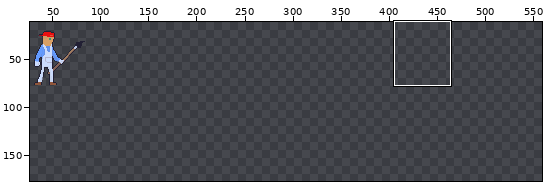
Sprite sheet, stored at characters/player.png. Above, an overview of the earlier version with the close-up marked.
Close-up. Before the edit:
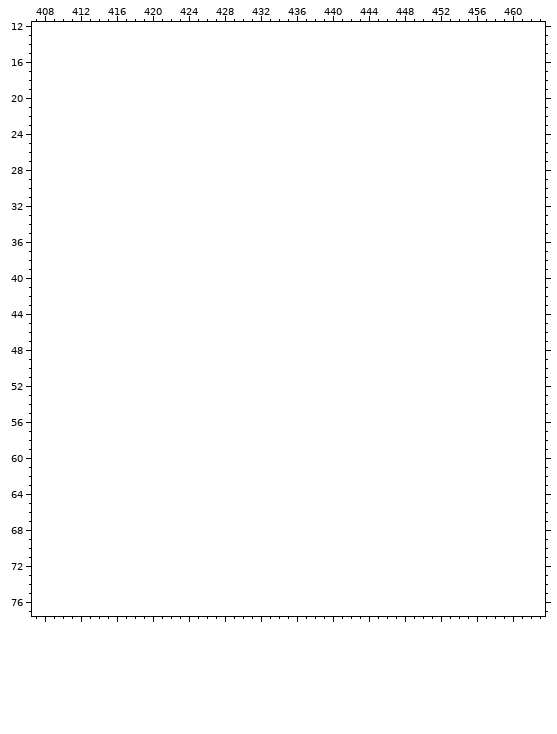
The file is 96x96 pixels. Shown: x 407..463, y 12..77. The old version is drawn lined up with the new one, on the new canvas. The wide view leaves out empty margins. The commit also changed other parts of the picture, which this record leaves out.
The same view after the edit:
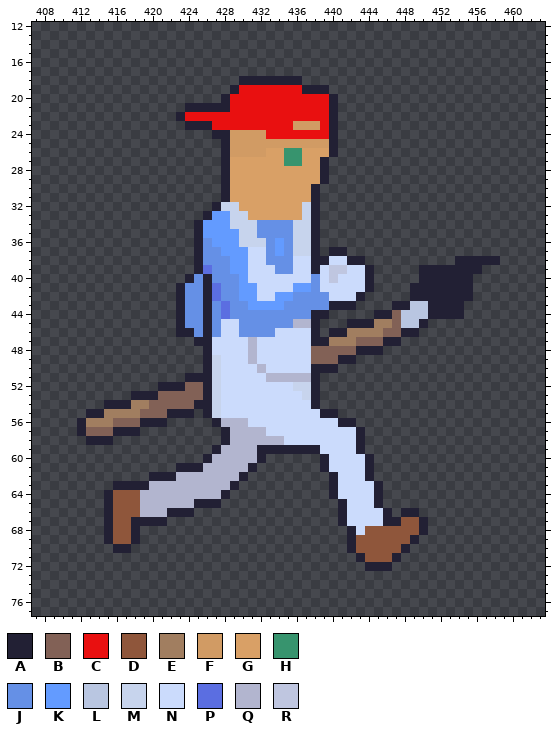
Palette (. is transparent): A #222034  B #826156  C #e91010  D #8f563b  E #a17e60  F #d19b64  G #d9a066  H #37946e  J #6590e6  K #639bff  L #b9c6e1  M #c7d4ed  N #cbdbfc  P #5b6ee1  Q #b2b5cf  R #bfc6e0
Difference:
canvas 96x96 -> 576x192
Changed rows in their new state; - is an unchanged pixel.
first column x 412:
18 ------------------AAAAAAA----------------------
19 -----------------ACCCCCCCAAA-------------------
20 ----------------ACCCCCCCCCCCA------------------
21 ------------AAAAACCCCCCCCCCCA------------------
22 -----------ACCCCCCCCCCCCCCCCA------------------
23 ------------AAACCCCCCCCCFFFCA------------------
24 ---------------AAFFFFCCCCCCCA------------------
25 ----------------AFFFFFFFFFFFA------------------
26 ----------------AFFFFGGHHGGGA------------------
27 ----------------AGGGGGGHHGGA-------------------
28 ----------------AGGGGGGGGGGA-------------------
29 ----------------AGGGGGGGGGGA-------------------
30 ----------------AGGGGGGGGGA--------------------
31 ----------------AGGGGGGGGGA--------------------
32 ---------------AMMGGGGGGGMA--------------------
33 --------------AKKMMGGGGGGMA--------------------
34 -------------AKKKMMMJJJJMMA--------------------
35 -------------AKKKKMMJJJJMMA--------------------
36 -------------AJKKKMMMJKJMMA--------------------
37 -------------AJJKKKNNJKJMMA-AA-----------------
38 -------------AJJJKKNNJJJNNAANNAA----------AAAAA
39 -------------APJJKKNNNJJNNANRRNNA-----AAAAAAA--
40 ------------AJAJJJKNNNNNNNJNRNNNA-----AAAAAA---
41 -----------AJJAPJJKKNNNNKKJNNNNNA----AAAAAAA---
42 -----------AJJAPJJKKNNKKJJJJNNNA-----AAAAAAA---
43 -----------AJJAJPJJKKKKJJJJJAAA----AALLAAAA----
44 -----------AJJAJPJJJJJJJJJAA-----AABLLLAAAA----
45 -----------AJJAJNNJJJJJJQQA---AAAEEBLLA--------
46 -----------AAJAJNNJJJJNNNNA-AAEEEEBBAA---------
47 -------------AANNNNQNNNNNNAAEEEBBBAA-----------
48 --------------ANNNNQNNNNNNBBBBBAAA-------------
49 --------------AMNNNQNNNNNNBBBAA----------------
50 --------------AMNNNNQNNNNNAAA------------------
51 ------------AAAMNNNNNQQQQQA--------------------
52 ---------AAABBAMNNNNNNNNMMA--------------------
53 ------AAABBBBBAMNNNNNNNNNMA--------------------
54 ---AAAEEBBBBBAAMNNNNNNNNNNA--------------------
55 -AAEEEEBBBAAA-AMNNNNNNNNNNNAA------------------
56 AEEEBBBAAA-----AQQQNNNNNNNNNNAA----------------
57 ABBBAAA---------AQQQQNNNNNNNNNNA---------------
58 -AAA------------AQQQQQQNNNNNNNNA---------------
59 ---------------AQQQQAAAAAAANNNNA---------------
60 --------------AQQQQQA------ANNNNA--------------
61 -----------AAAQQQQQA-------ANNNNA--------------
62 --------AAAQQQQQQQA---------ANNNA--------------
63 ----AAAAQQQQQQQQQA----------ANNNNA-------------
64 ---ADDDQQQQQQQQQA-----------ANNNNA-------------
65 ---ADDDQQQQQQAAA-------------ANNNA-------------
66 ---ADDDQQQAAA----------------ANNNNA-AA---------
67 ---ADDAAAA-------------------ANNNNAADDA--------
68 ---ADDA-----------------------ANDDDDDDA--------
69 ---ADDA-----------------------ADDDDDDA---------
70 ----AA------------------------ADDDDDA----------
71 -------------------------------ADDDA-----------
72 --------------------------------AAA------------
Boxes around the changes in both close-ups, in picture pixels (x1, y1, x2, y2):
added: (77, 76, 500, 571)
